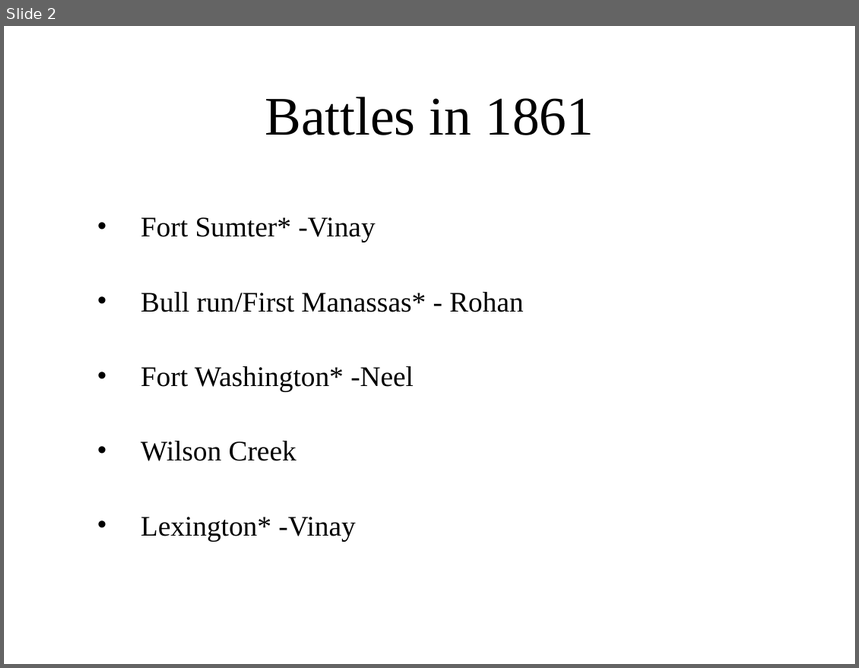
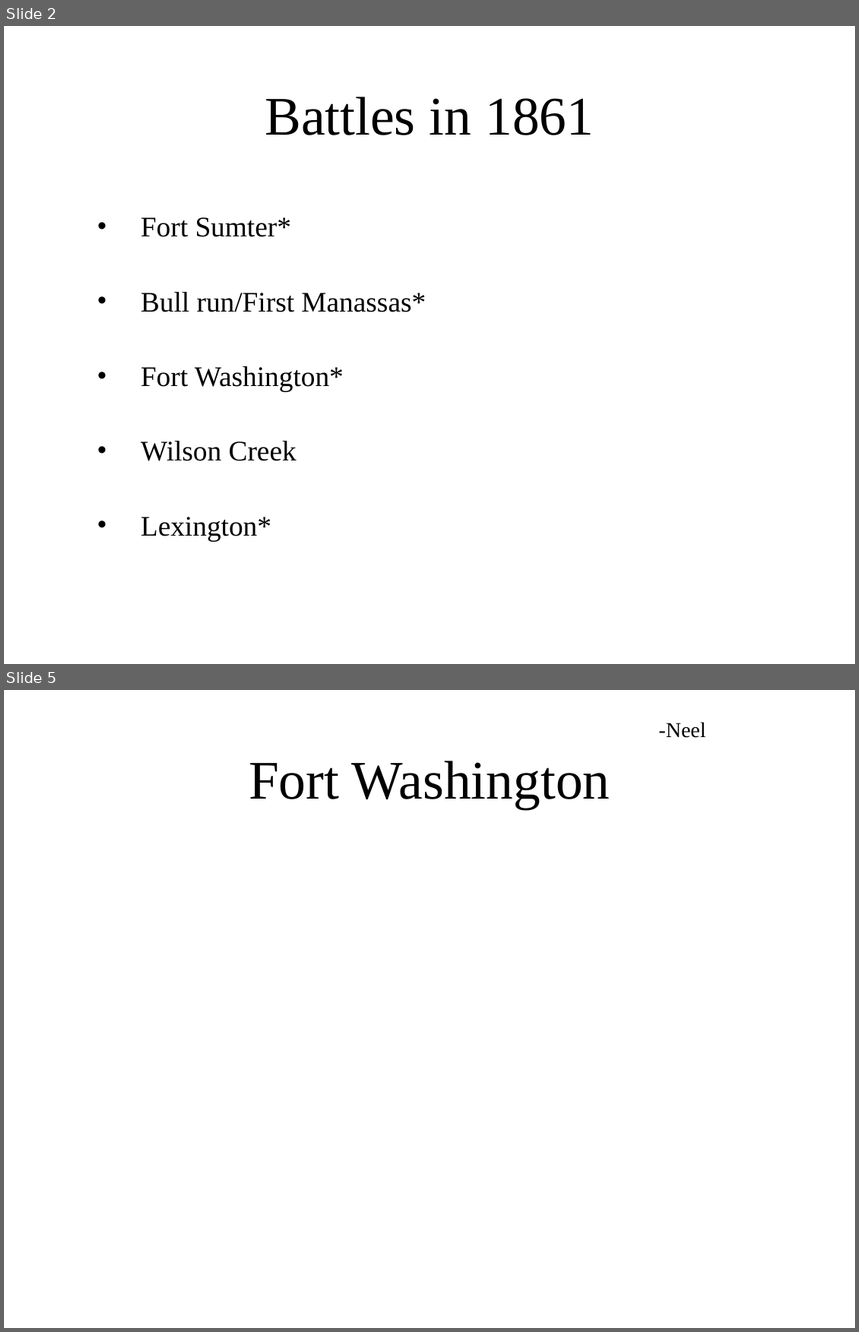
Before and after one commit to ngb3748/SS-Archive-proj, a slide deck: Archive project.pptx. Shown one above the other, each under a label of ours: slide 2 before the commit, slides 2 and 5 after it; the slides between them are not shown. The pictures are 859x668 and 859x1332 pixels, drawn with LibreOffice and Linux fonts; fonts in the diff are those of the drawing; background and template pictures are left out. Boxes give left, top, right and bottom in pixels: in the first picture for what was removed or moved away, otherwise in the second. Text is boxed around its words. In the diff, an @@ line names an element or a change of style, - is before the commit and + after.

```diff
--- a/Archive project.pptx
+++ b/Archive project.pptx
@@ slide 5 added at [4, 690, 855, 1328], background picture (left out) @@
@@ text added at [659, 722, 706, 738], 18 pt, text #000000 @@
+-Neel
@@ title added at [249, 761, 610, 809], 46 pt, text #000000 @@
+Fort Washington
@@ slide 2 changed as well @@
@@ text at [141, 218, 426, 392]: text changed @@
-• Fort Sumter* -Vinay
-• Bull run/First Manassas* - Rohan
-• Fort Washington* -Neel
+• Fort Sumter*
+• Bull run/First Manassas*
+• Fort Washington*
@@ text at [141, 517, 272, 541]: text changed @@
-• Lexington* -Vinay
+• Lexington*
```
Also in this commit, not shown: 4 other slides changed, 23 other slides added.
